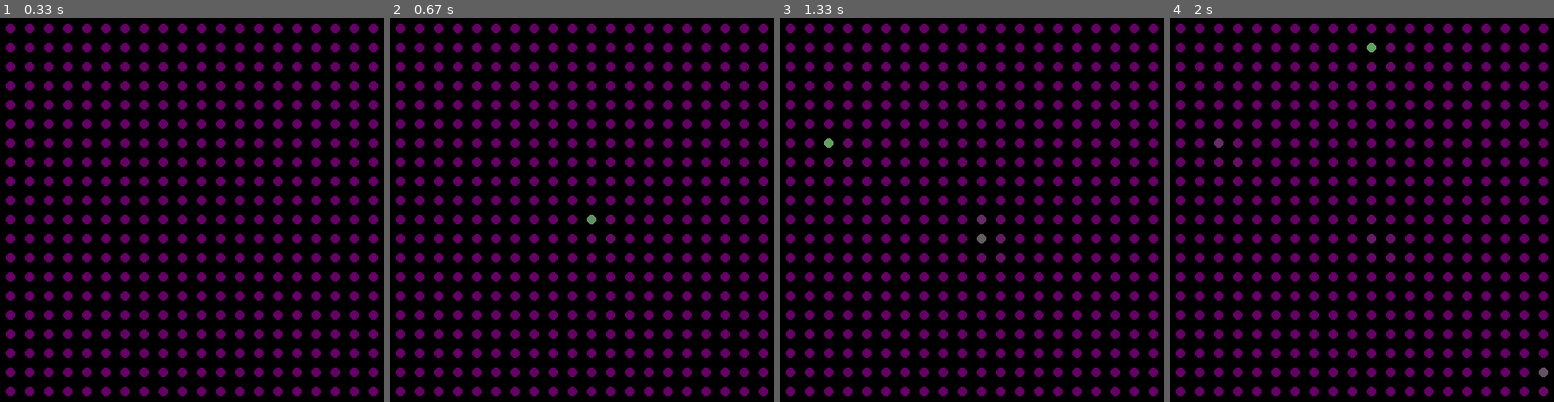
Above: before the commit, frames 1-4 (left to right).
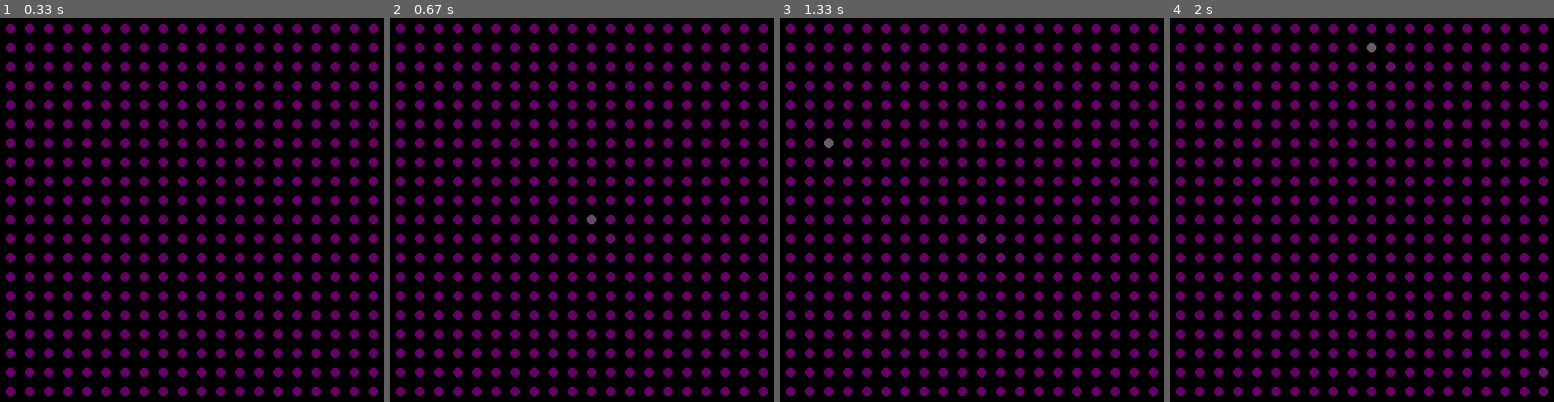
Above: after the commit, the same moments.

Repository: Skilsu/PygameMap
Game: pygame game, started from FluidTest.py
Same seed, same stepped clock (60 frames per second), same inputs: the game is played once before the commit and once after it.
Inputs (mouse positions are in pixels of both pictures, inside the frame that each line leads up to):
- Up to frame 1 (0.33 s): no input
- Up to frame 2 (0.67 s): click (589, 217) at 0.4 s
- Up to frame 3 (1.33 s): click (983, 252) at 0.73 s; click (833, 148) at 1.07 s
- Up to frame 4 (2 s): click (1546, 386) at 1.4 s; click (1381, 60) at 1.73 s

Frame 1 is identical in both runs. In frame 2, less than 0.1% of the frame differs, in the area x 51-54%, y 51-54%; in frame 3, 0.1%; in frame 4, 0.2%, in the area x 11-99%, y 6-94%.

Commit message:
Add Fluid test

Diff:
--- a/FluidTest.py
+++ b/FluidTest.py
@@ -31,7 +31,7 @@
                 for i in pos:
                     diff += i - lowest
                 goal = lowest + (diff / 9)
-                self.generated_map[idx][jdx] += (goal - self.generated_map[idx][jdx]) / 10
+                self.generated_map[idx][jdx] += (goal - self.generated_map[idx][jdx]) / 5
 
     def handle_events(self):
         for event in pygame.event.get():
